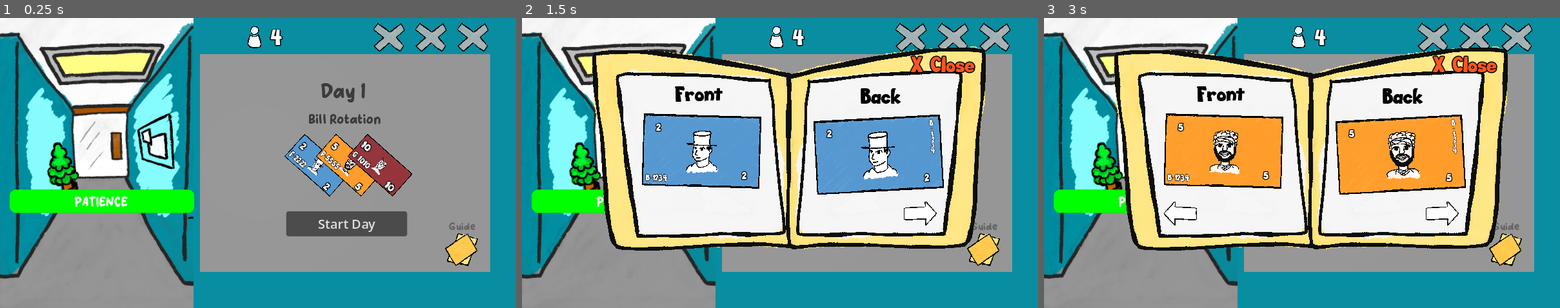
Above: before the commit, frames 1-3 (left to right).
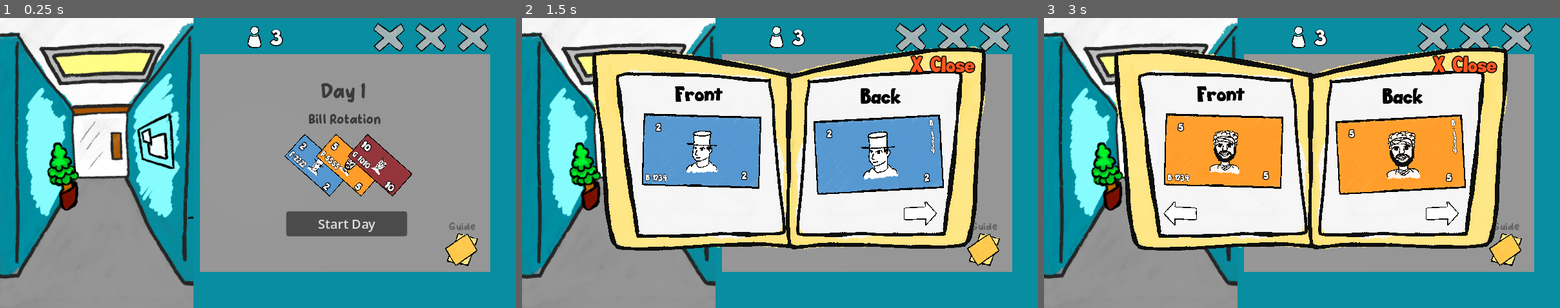
Above: after the commit, the same moments.

Repository: KaitoGameDev/brackeys-gj-2026-2
Game: Godot game, scene res://source/main.tscn
The game is run twice, just before and just after one commit, with the same random seed, the same clock (stepped at 60 frames per second) and the same inputs. This scene is started directly instead of the project's main scene.
Inputs (mouse positions are in pixels of both pictures, inside the frame that each line leads up to):
- Up to frame 1 (0.25 s): no input
- Up to frame 2 (1.5 s): click (986, 250) at 0.5 s; click "Start Day" at 1.25 s
- Up to frame 3 (3 s): click "Start Day" at 2 s; click (1441, 212) at 2.75 s

The runs differ from the first frame. In frame 1, 3.0% of the frame differs, in the area x 1-55%, y 3-68%; in frame 2, 1.2%; in frame 3, 1.2%.

Commit message:
added folder sounds, voice sound, gameplay music

Diff:
--- a/default_bus_layout.tres
+++ b/default_bus_layout.tres
@@ -17,5 +17,5 @@
 bus/3/solo = false
 bus/3/mute = false
 bus/3/bypass_fx = false
-bus/3/volume_db = 0.0
+bus/3/volume_db = -12.455342
 bus/3/send = &"Master"
--- a/source/audio/audio_controller.gd
+++ b/source/audio/audio_controller.gd
@@ -5,7 +5,14 @@
 @onready var interactions_player: AudioStreamPlayer = $InteractionsAudioPlayer
 
 var bgm: Dictionary[String, Resource] = {
-	"main": preload("res://assets/music/regrowth wip.wav")
+	"main": preload("res://assets/music/regrowth wip.wav"),
+	"gameplay": preload("res://assets/music/shop.wav")
+}
+
+var sfx: Dictionary[String, Resource] = {
+	"buttons": preload("res://assets/sfx/pop_3.wav"),
+	"on_page": preload("res://assets/sfx/book_close.wav"),
+	"voice_1": preload("res://assets/sfx/voice_1.wav"),
 }
 
 func _ready() -> void:
@@ -15,3 +22,15 @@
 	if bgm.has(track_name):
 		bgm_player.stream = bgm.get(track_name)
 		bgm_player.play()
+
+func on_click() -> void:
+	sfx_player.stream = sfx.get("buttons")
+	sfx_player.play()
+
+func on_page() -> void:
+	sfx_player.stream = sfx.get("on_page")
+	sfx_player.play()
+
+func voice_1() -> void:
+	interactions_player.stream = sfx.get("voice_1")
+	interactions_player.play()
--- a/source/dialog_system/dialog.gd
+++ b/source/dialog_system/dialog.gd
@@ -13,6 +13,7 @@
 	for c in _text:
 		message.text += c
 		await get_tree().create_timer(0.05).timeout
+		AudioController.voice_1()
 
 func disable() -> void:
 	visible = false
--- a/source/game_over/game_over_screen.gd
+++ b/source/game_over/game_over_screen.gd
@@ -6,4 +6,6 @@
 	exit_btn.pressed.connect(_on_exit_btn_pressed)
 
 func _on_exit_btn_pressed() -> void:
+	AudioController.on_click()
+	AudioController.play_bgm("main")
 	get_tree().change_scene_to_file("res://source/main_menu.tscn")
--- a/source/help_folders/help_folder.gd
+++ b/source/help_folders/help_folder.gd
@@ -21,14 +21,17 @@
 func _on_close_btn_pressed() -> void:
 	if not visible:
 		return
+	AudioController.on_click()
 	visible = false
 	EventBus.send_event(HelpFolderClosedEvent.new())
 
 func _on_previous_page_pressed() -> void:
+	AudioController.on_page()
 	_current_page -= 1
 	_render_page()
 
 func _on_next_page_pressed() -> void:
+	AudioController.on_page()
 	_current_page += 1
 	_render_page()
 
--- a/source/help_folders/help_folder_button.gd
+++ b/source/help_folders/help_folder_button.gd
@@ -9,6 +9,7 @@
 
 
 func _on_pressed() -> void:
+	AudioController.on_click()
 	help_folder.visible = !help_folder.visible
 	if help_folder.visible:
 		EventBus.send_event(HelpFolderOpenedEvent.new())
--- a/source/main.tscn
+++ b/source/main.tscn
@@ -128,6 +128,7 @@
 grow_horizontal = 2
 
 [node name="ProgressBar" type="ProgressBar" parent="CanvasLayer/WaveContainer" unique_id=573205662]
+visible = false
 layout_mode = 1
 anchors_preset = -1
 anchor_left = 0.01875
--- a/source/main_menu.gd
+++ b/source/main_menu.gd
@@ -13,10 +13,14 @@
 
 
 func _on_close_credits_pressed() -> void:
+	AudioController.on_click()
 	credits_modal.visible = false
 
 func _on_play_btn_pressed() -> void:
+	AudioController.on_click()
+	AudioController.play_bgm("gameplay")
 	get_tree().change_scene_to_file("res://source/main.tscn")
 
 func _on_credits_btn_pressed() -> void:
+	AudioController.on_click()
 	credits_modal.visible = true
--- a/source/money_swipe/wave_start_ui.gd
+++ b/source/money_swipe/wave_start_ui.gd
@@ -20,6 +20,7 @@
 
 
 func _on_start_day_pressed() -> void:
+	AudioController.on_click()
 	EventBus.send_event(WaveStartedEvent.new())
 
 
--- a/source/waves/wave_controller.gd
+++ b/source/waves/wave_controller.gd
@@ -79,11 +79,13 @@
 			_wave_active = true
 			_update_wave_label(true, true)
 	if event is MoneySwipedEvent:
+		wave_progress_bar.visible = false
 		_stop_patience_meter()
 	if event is MoneyDestroyedEvent:
 		_stop_patience_meter()
 		_on_money_destroyed()
 	if event is OnClientEntered:
+		wave_progress_bar.visible = true
 		_try_spawn_next()
 	if event is OnClientExited:
 		_on_client_exited()
@@ -214,7 +216,7 @@
 
 
 func _update_wave_label(animate: bool = true, force_pop: bool = false) -> void:
-	var new_text := "{0}".format([waves[_wave_index].money_count + 1 - _completed_in_wave])
+	var new_text := "{0}".format([waves[_wave_index].money_count - _completed_in_wave])
 	var text_changed := wave_label.text != new_text
 	wave_label.text = new_text
 	if animate and (text_changed or force_pop):
Not shown, added: assets/music/shop.wav.import
Not shown, added: assets/sfx/book_close.wav.import
Not shown, added: assets/sfx/pop_3.wav.import
Not shown, added: assets/sfx/voice_1.wav.import
Not shown, added: assets/music/shop.wav
Not shown, added: assets/sfx/book_close.wav
Not shown, added: assets/sfx/pop_3.wav
Not shown, added: assets/sfx/voice_1.wav
